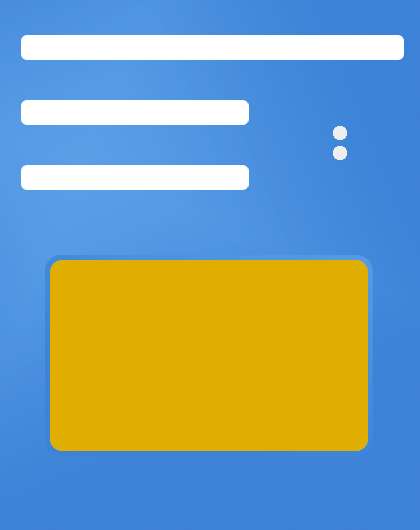
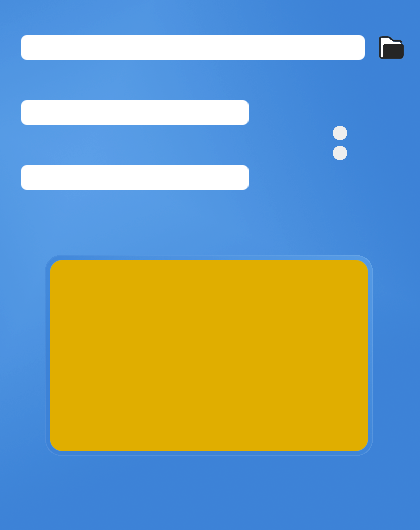
Revision of a layered 420x530 image; what changed, layer by layer:
added group "Folder Icon" with 2 layers above "TextFields" over (x1=378, y1=35, x2=404, y2=60)
added layer "FolderIcon" in group "Folder Icon" over (x1=379, y1=36, x2=404, y2=59)
painted on "PahtField" over (x1=359, y1=35, x2=404, y2=60)
removed layer "Background" (2nd of 2) over (x1=45, y1=35, x2=404, y2=456)
